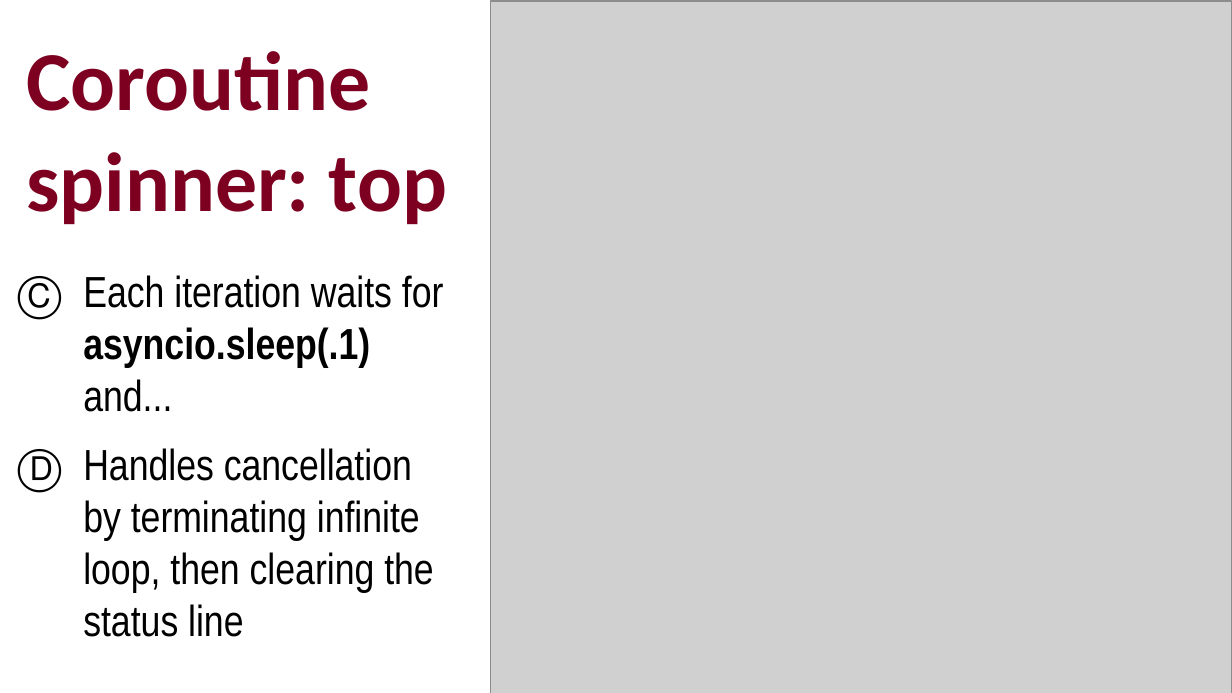
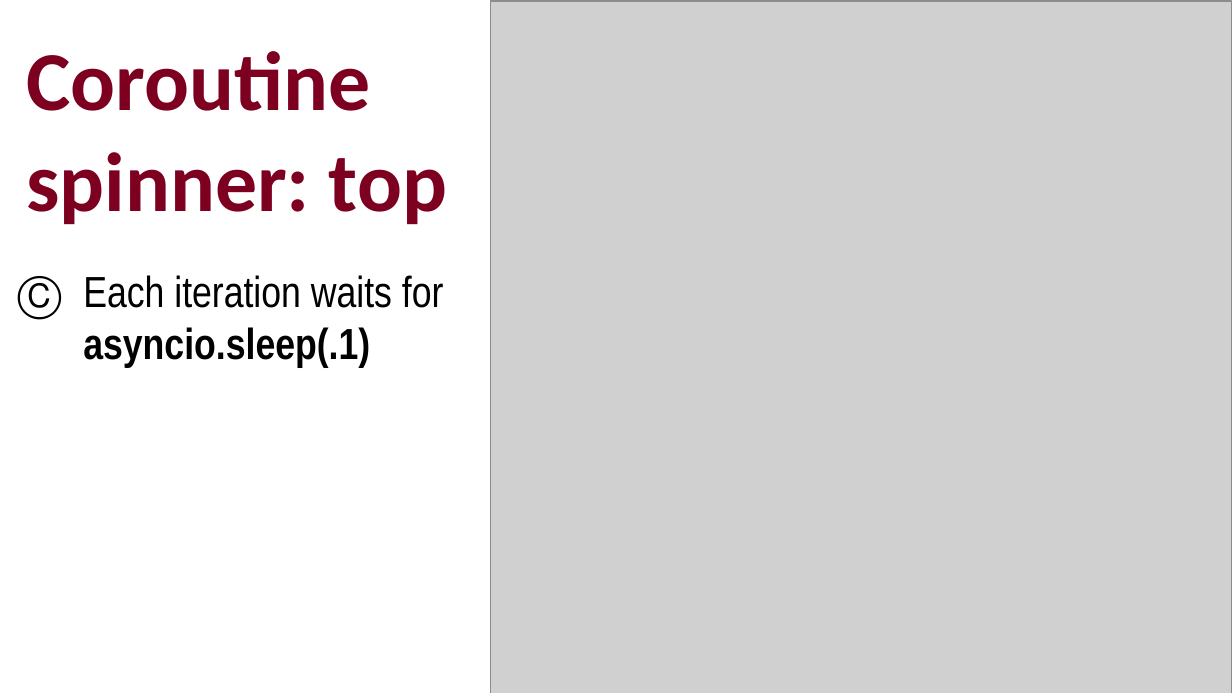
Before and after one commit to ramalho/platespinning, a slide deck: slide 25 of plate-spinning-oscon-eu.odp (slide 23 before the commit). Drawn at 1232x693 pixels with LibreOffice and Linux fonts; fonts in the diff are those of the drawing; grey boxes stand for pictures. Boxes give left, top, right and bottom in pixels: in the first picture for what was removed or moved away, otherwise in the second. Text is boxed around its words. In the diff, an @@ line names an element or a change of style, - is before the commit and + after.

```diff
--- a/plate-spinning-oscon-eu.odp
+++ b/plate-spinning-oscon-eu.odp
@@ text at (17,275,444,368): text changed @@
-Ⓒ Each iteration waits for asyncio.sleep(.1) and...
-Ⓓ Handles cancellation by terminating infinite loop, then clearing the status line
+Ⓒ Each iteration waits for asyncio.sleep(.1)
```
Also in this commit, not shown: 12 other slides changed, 4 slides added, 1 slide removed, 3 other files.
